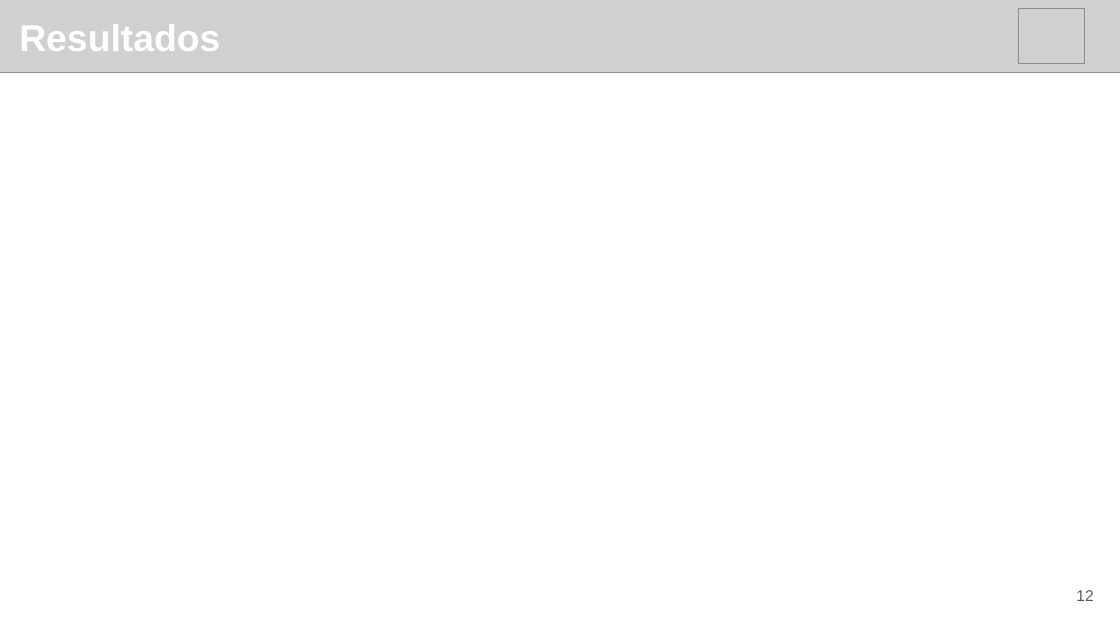
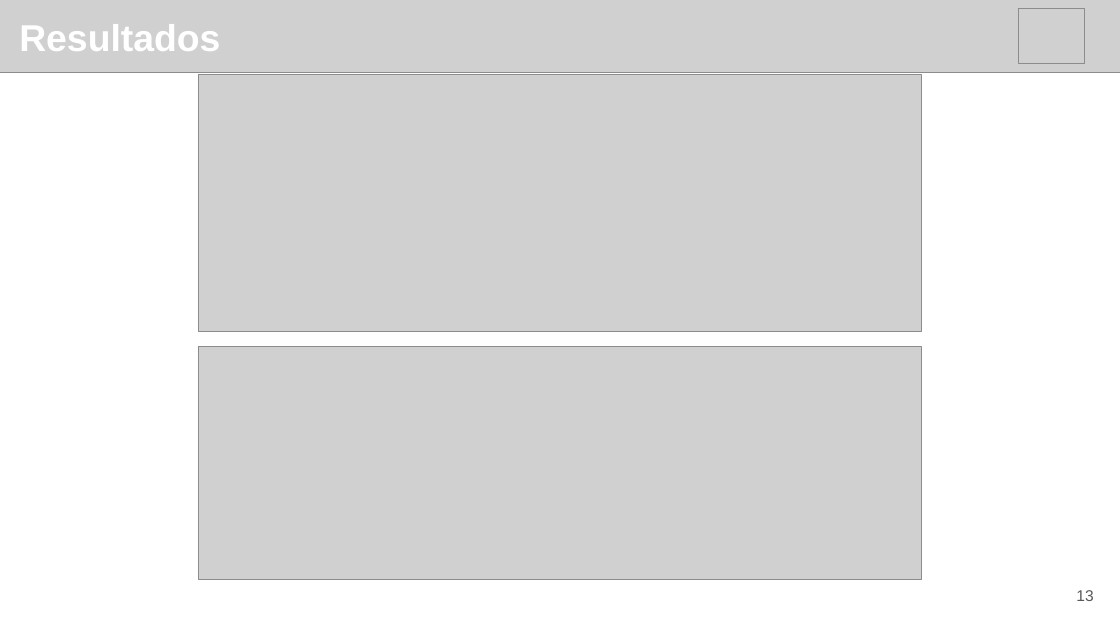
Before and after one commit to edgar-ramxs/RecSysUnab, a slide deck: slide 13 of docs/presentacion.pptx (slide 12 before the commit). Drawn at 1120x630 pixels with LibreOffice and Linux fonts; fonts in the diff are those of the drawing; grey boxes stand for pictures. Boxes give left, top, right and bottom in pixels: in the first picture for what was removed or moved away, otherwise in the second. Text is boxed around its words. In the diff, an @@ line names an element or a change of style, - is before the commit and + after.

```diff
--- a/docs/presentacion.pptx
+++ b/docs/presentacion.pptx
@@ picture added at (198, 74, 921, 332) @@
@@ picture added at (198, 346, 921, 579) @@
@@ page number at (1076, 590, 1093, 601): text changed @@
-12
+13
```
Also in this commit, not shown: 4 other slides changed, 1 slide removed, 2 other files.
